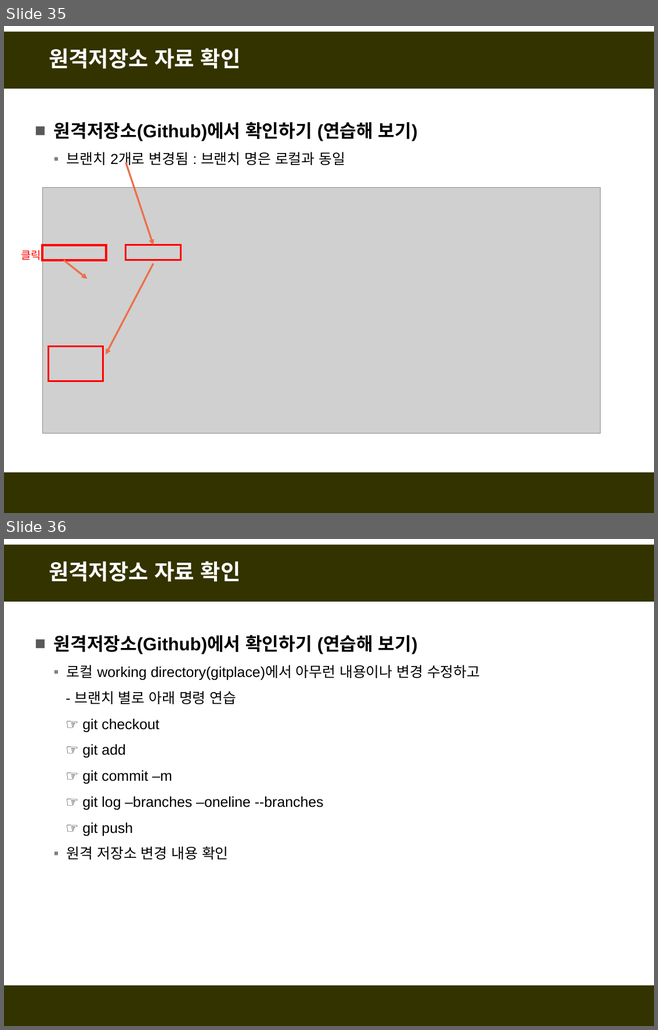
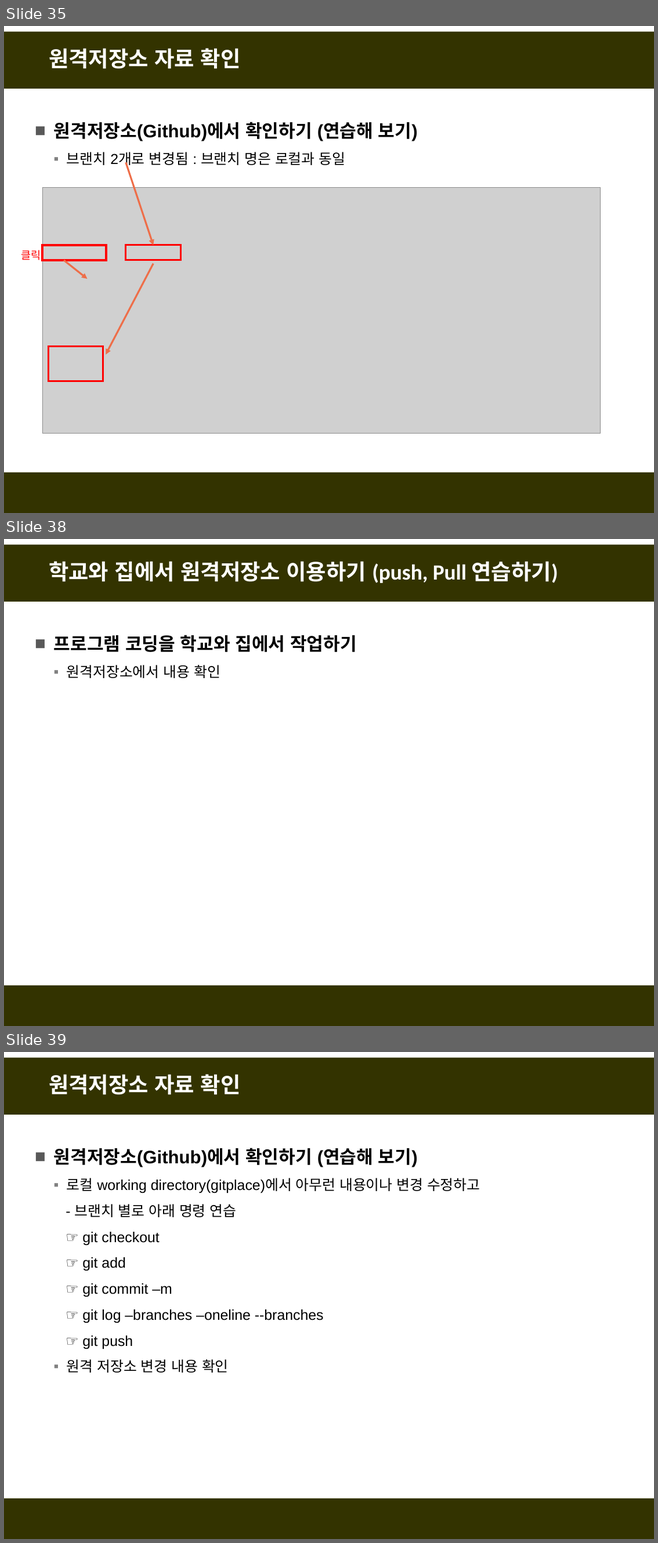
Before and after one commit to fasthill/github-lecture, a slide deck: git및github첫걸음2-원격저장소만들기.pptx. Shown one above the other, each under a label of ours: slides 35 and 36 before the commit, slides 35, 38 and 39 after it; the slides between them are not shown. The pictures are 658x1030 and 658x1543 pixels, drawn with LibreOffice and Linux fonts; fonts in the diff are those of the drawing; grey boxes stand for pictures. Boxes give left, top, right and bottom in pixels: in the first picture for what was removed or moved away, otherwise in the second. Text is boxed around its words. In the diff, an @@ line names an element or a change of style, - is before the commit and + after.

```diff
--- a/git및github첫걸음2-원격저장소만들기.pptx
+++ b/git및github첫걸음2-원격저장소만들기.pptx
@@ slide 38 added at box(4, 539, 654, 1026), background #FFFFFF; not listed: 2 template elements that a slide beside it also shows @@
@@ title added at box(49, 561, 558, 583), 24 pt, text #FFFFFF, bold @@
+학교와 집에서 원격저장소 이용하기 (push, Pull 연습하기)
@@ text added at box(54, 635, 357, 678), 20 pt, text #000000, bold @@
+■ 프로그램 코딩을 학교와 집에서 작업하기
+  ▪ 원격저장소에서 내용 확인
@@ what was slide 36 is now slide 39 @@
```
Also in this commit, not shown: 1 slide changed, 2 other slides added.
